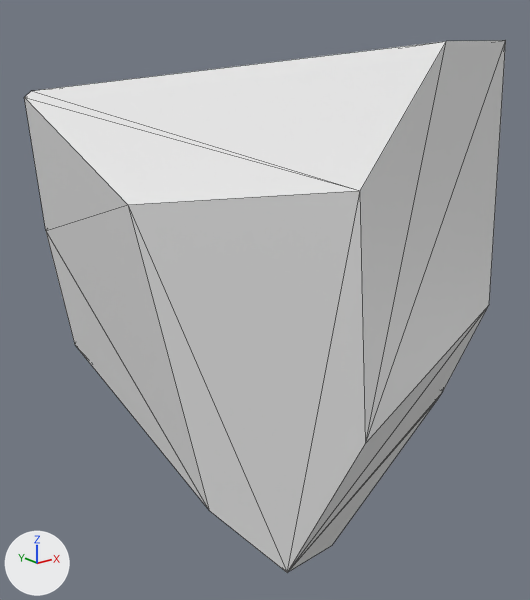
The OBJ model assets/pieces/daikon_train/daikon_0171.obj as it was, and as the next commit left it.
Both versions are drawn from a 50 mm camera at (-0.0296, -0.0354, 0.0126) aimed at (-0.0015, -0.0002, -0.0015). Lighting does not change. The marker at lower left points along +X, +Y and +Z. The first picture is the older version. Mesh edges are drawn as thin lines. Where no turn or scale is listed for an object, it has been applied to the vertices.

Objects in the first picture: 'daikon_0171'.
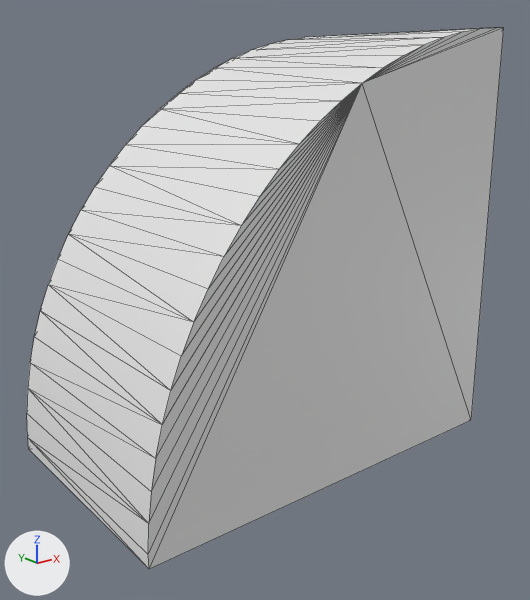
What the commit changed:
me_daikon_0171 is used by ob_daikon_0171; location (0.0, 0.0, 0.0).
me_daikon_0171 had 20 vertices, 36 faces and spanned x -0.0126..0.0128, y -0.013..0.0111, z -0.02..0.0142.
me_daikon_0171 now has 54 vertices, 104 faces and spans x -0.0149..0.0111, y -0.0077..0.0077, z -0.011..0.015.
me_daikon_0171 part 1: the whole mesh is rebuilt.

Boxes (x1, y1, x2, y2) around the edits, measured in the pictures (530 x 600 px):
'daikon_0171', reshaped: before (24, 40, 506, 573); after (27, 27, 504, 569)
